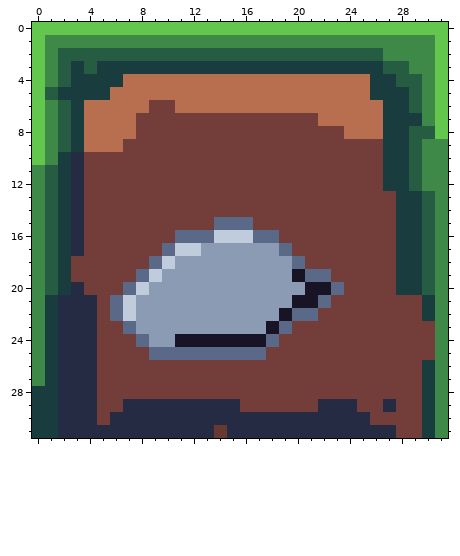
File history of a pixel-art sprite, study-case-platform/assets/sprites/tiles/chao_plataforma.png. The picture above was drawn from the file before the commit.
The file is 32x32 pixels.
Once edited:
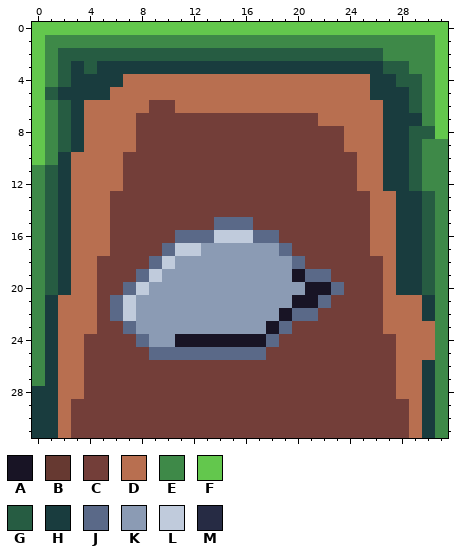
Palette (. is transparent): A #181425  B #663931  C #733e39  D #b86f50  E #3e8948  F #63c74d  G #265c42  H #193c3e  J #5a6988  K #8b9bb4  L #c0cbdc  M #262b44
Change:
The edit turns colour B into colour C in row 31 at x 14.
The edit turns colour M into colour C in rows 24 to 28 at x 4; in row 29 at x 3 to 4, 7 to 15, 22 to 24 and 27; in row 30 at x 3 to 4 and 6 to 25; in row 31 at x 3 to 13 and 15 to 27.
The edit turns colour C into colour D in row 9 at x 7 and 24 to 26; in rows 10 to 12 at x 4 to 6 and 25 to 26; in rows 13 to 17 at x 4 to 5 and 26 to 27; in rows 18 to 19 at x 3 to 4 and 27; in row 20 at x 4 and 27; in rows 21 to 22 at x 27 to 29.
The edit turns colour C into colour D in row 23 at x 27 to 30; in rows 24 to 25 at x 28 to 30; in rows 26 to 28 at x 28 to 29; in rows 29 to 31 at x 29.
The edit turns colour M into colour D in rows 10 to 17 at x 3; in row 20 at x 3; in rows 21 to 23 at x 2 to 4; in rows 24 to 28 at x 2 to 3; in rows 29 to 31 at x 2.
Pixel boxes of the changes (left, top, right, bottom) in both pictures:
changed: (58, 139, 435, 438)
